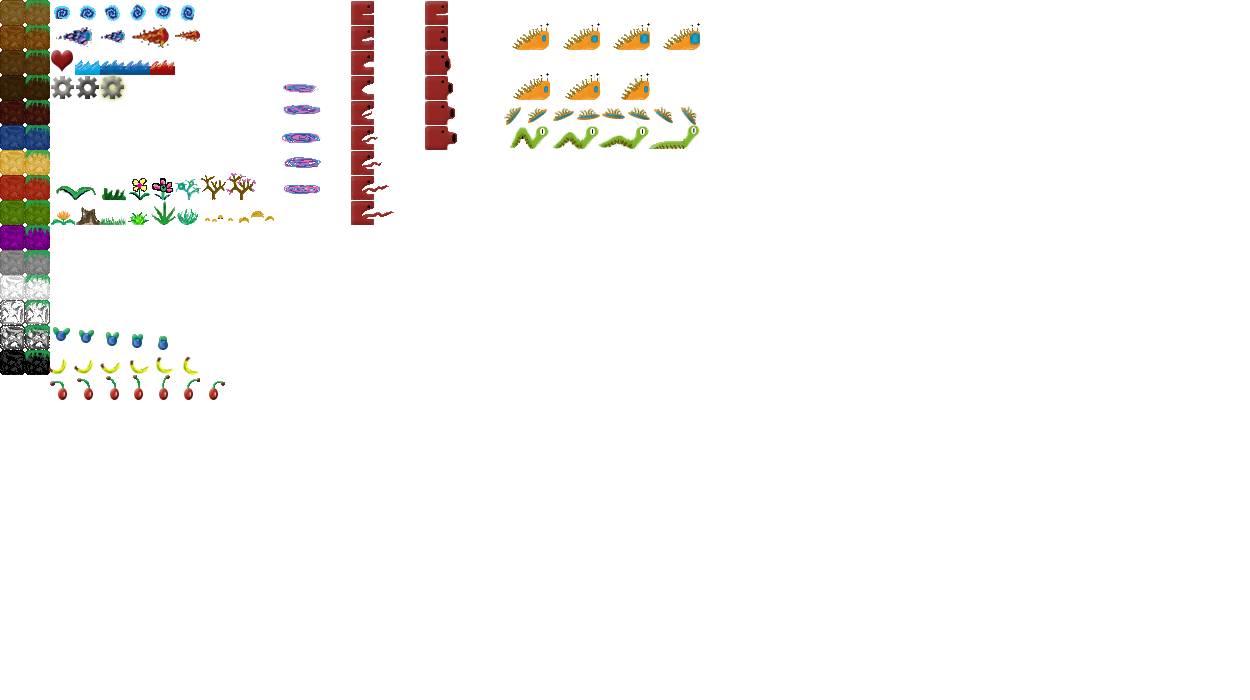
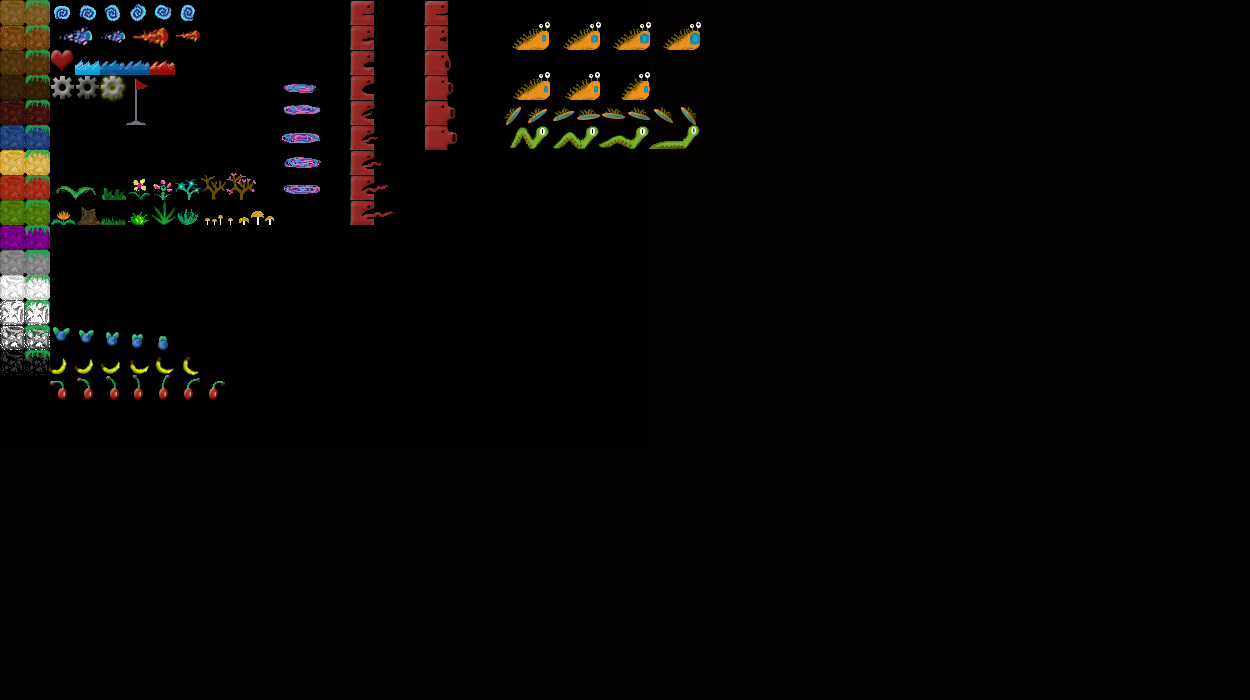
Before/after of a (1250, 700) layered artwork. What changed in the layer stack:
added group "CheckPoint" with 1 layers in group "Other" over [126, 79, 148, 125]
added layer "checkpoint1" in group "CheckPoint" over [126, 79, 148, 125]
showed "Layer 0" over [0, 0, 1250, 700]
